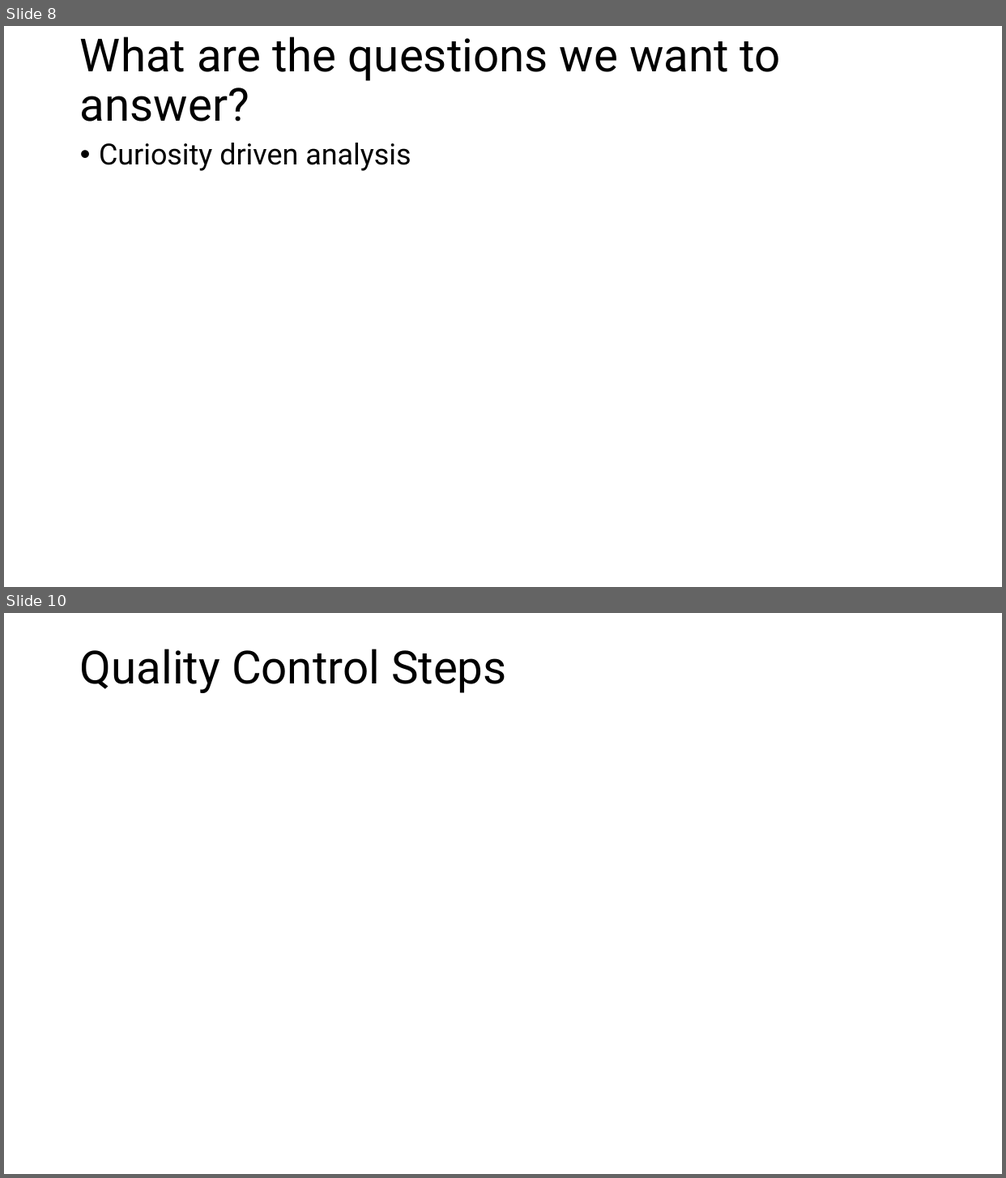
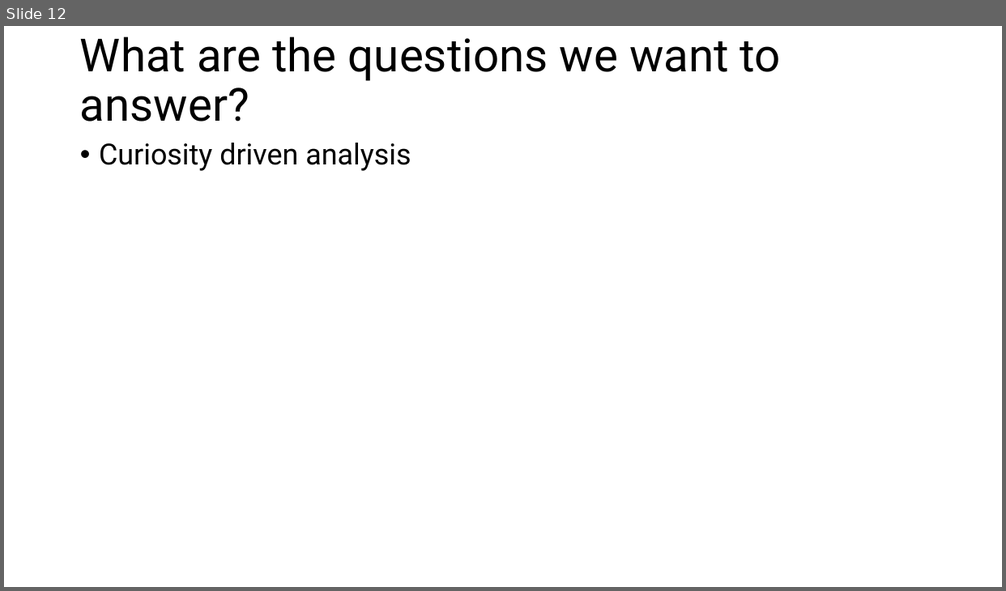
Before and after one commit to usckrc/macula_densa_scRNAseq, a slide deck: presentations/project_introduction_jwn.pptx. Shown one above the other, each under a label of ours: slides 8 and 10 before the commit, slide 12 after it; the slides between them are not shown. The pictures are 1006x1178 and 1006x591 pixels, drawn with LibreOffice and Linux fonts; fonts in the diff are those of the drawing. Boxes give left, top, right and bottom in pixels: in the first picture for what was removed or moved away, otherwise in the second. Text is boxed around its words. In the diff, an @@ line names an element or a change of style, - is before the commit and + after.

```diff
--- a/presentations/project_introduction_jwn.pptx
+++ b/presentations/project_introduction_jwn.pptx
@@ slide 10 removed at (4,613,1002,1174), background #FFFFFF @@
@@ title removed at (80,649,507,693) @@
-Quality Control Steps
@@ what was slide 8 is now slide 12 @@
```
Also in this commit, not shown: 5 slides changed, 12 slides added, 2 other slides removed, 4 other files.
